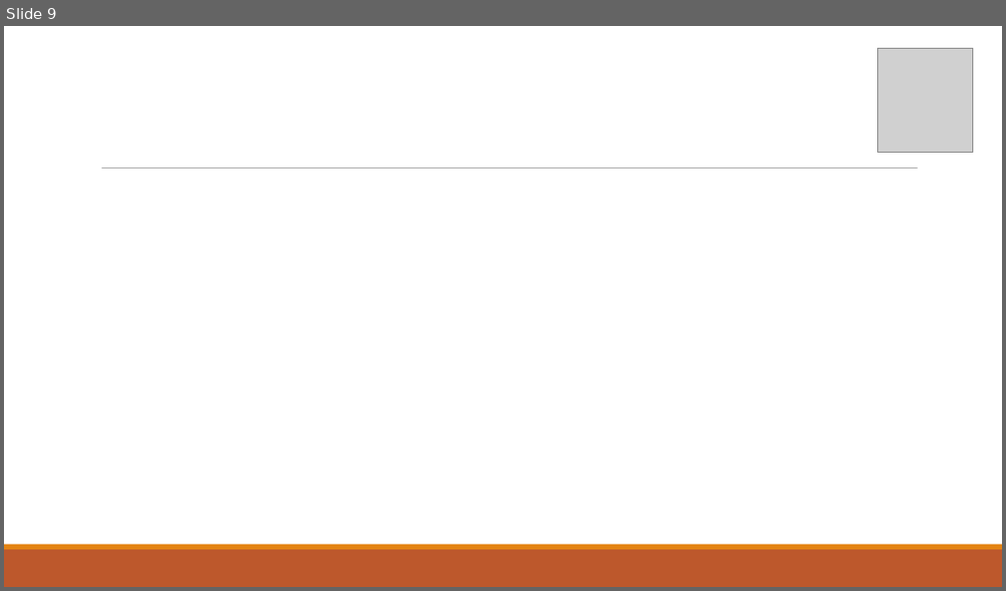
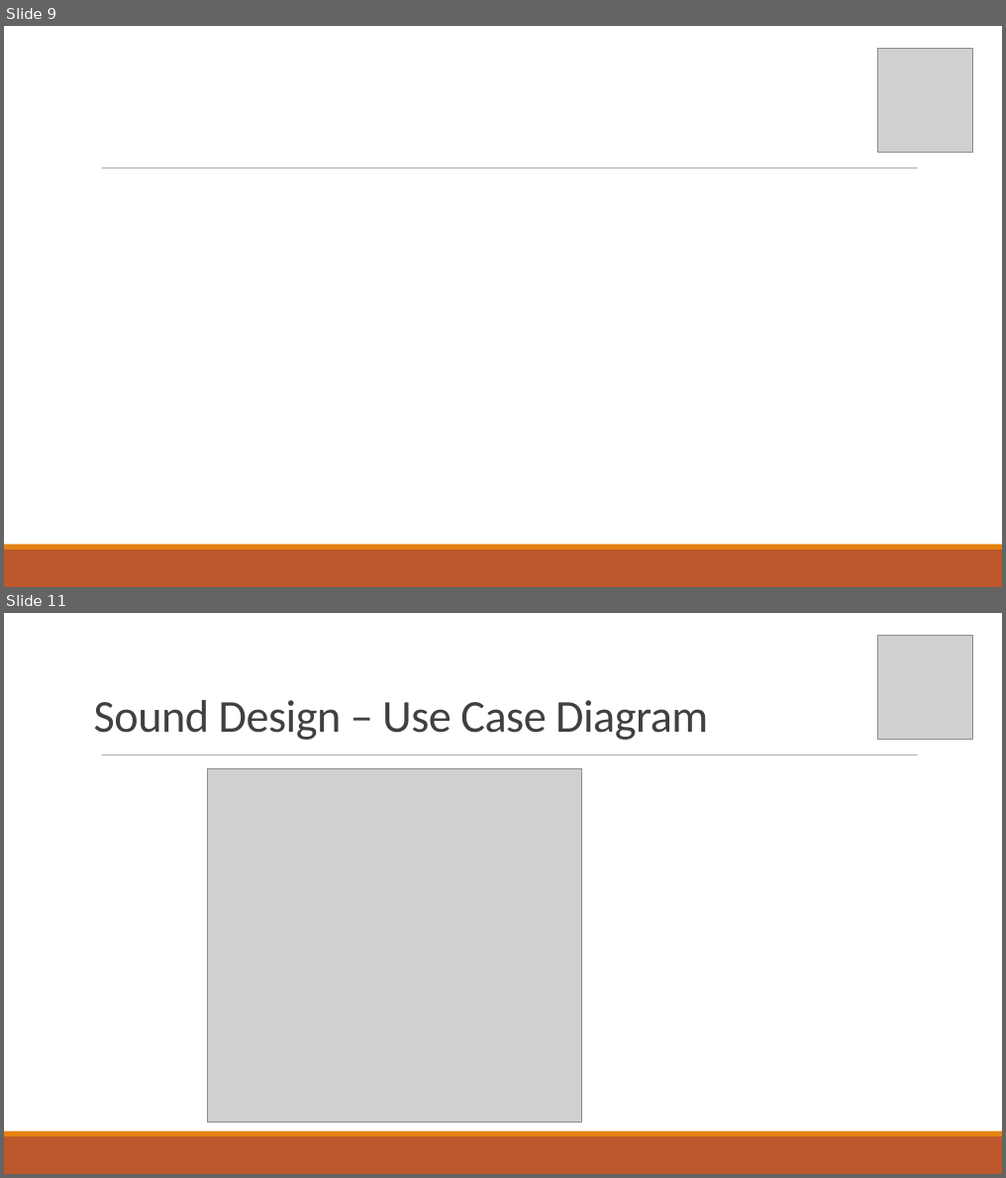
Before and after one commit to Corbono2/Banana-Clone, a slide deck: docs/Debugger.pptx. Shown one above the other, each under a label of ours: slide 9 before the commit, slides 9 and 11 after it; the slides between them are not shown. The pictures are 1006x591 and 1006x1178 pixels, drawn with LibreOffice and Linux fonts; fonts in the diff are those of the drawing; grey boxes stand for pictures. Boxes give left, top, right and bottom in pixels: in the first picture for what was removed or moved away, otherwise in the second. Text is boxed around its words. In the diff, an @@ line names an element or a change of style, - is before the commit and + after.

```diff
--- a/docs/Debugger.pptx
+++ b/docs/Debugger.pptx
@@ slide 11 added at (x1=4, y1=613, x2=1002, y2=1174), background #FFFFFF; not listed: 3 template elements that a slide beside it also shows @@
@@ picture added at (x1=877, y1=636, x2=973, y2=739) @@
@@ title added at (x1=94, y1=700, x2=708, y2=740), 44 pt, text #404040 @@
+Sound Design – Use Case Diagram
@@ picture added at (x1=208, y1=768, x2=583, y2=1122) @@
```
Also in this commit, not shown: 1 slide changed, 1 other slide added, 2 other files.
